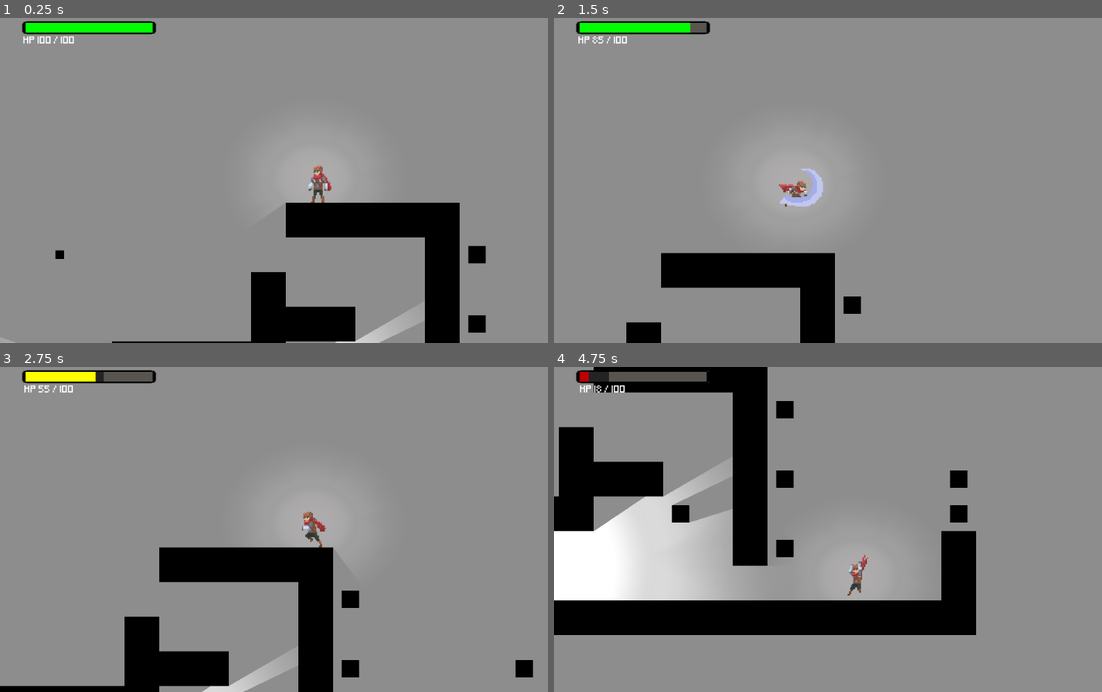
Above: before the commit, frames 1-4 (two rows, left to right).
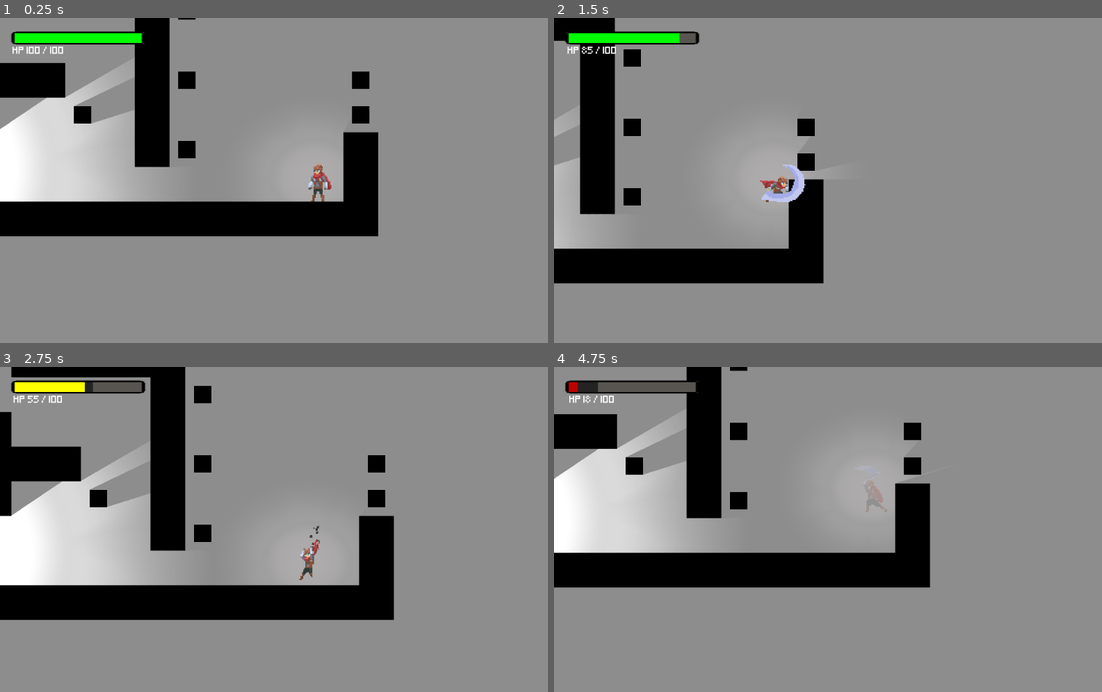
Above: after the commit, the same moments.

Repository: VicentGJ/ProyectoIP
Game: Godot game, scene res://scenes/world.tscn
Two runs of this game, one before a commit and one after it. Both use one fixed random seed, a clock stepped at 60 frames per second and the inputs below. The engine's default icon, where the game draws it, is replaced by a stand-in: a white triangle on a blue panel in a dark square.
Inputs (mouse positions are in pixels of both pictures, inside the frame that each line leads up to):
- Up to frame 1 (0.25 s): no input
- Up to frame 2 (1.5 s): move the mouse to (954, 164) at 0.52 s; hold Right (ui_right) from 0.53 s (still down); tap T (test_action) at 0.6 s; tap Space (jump) at 0.77 s; move the mouse to (718, 196) at 1.27 s; click (718, 196) at 1.35 s
- Up to frame 3 (2.75 s): tap Space (jump) at 1.52 s; tap T (test_action) at 1.55, 2.3 s; move the mouse to (334, 458) at 2.02 s; release Right (ui_right) at 2.03 s; hold Left (ui_left) from 2.03 s (still down); tap Ctrl (slide) at 2.1 s
- Up to frame 4 (4.75 s): move the mouse to (806, 594) at 2.77 s; release Left (ui_left) at 2.78 s; hold Right (ui_right) 2.78-4.28 s; tap T (test_action) at 2.85, 3.6, 4.55 s; tap Space (jump) at 3.02, 3.77, 4.52 s; move the mouse to (997, 578) at 3.52 s; move the mouse to (663, 480) at 4.27 s; hold Left (ui_left) from 4.28 s (still down); click (663, 480) at 4.35 s

The runs differ from the first frame. In frame 1, 29% of the frame differs, in the area x 0-89%, y 0-100%; in frame 2, 15%; in frame 3, 34%; in frame 4, 38%, in the area x 0-78%, y 0-83%.

Commit message:
figured how to animate properties
added shake to health bar when lose health

Diff:
--- a/scenes/BossRightHand.tscn
+++ b/scenes/BossRightHand.tscn
@@ -1,6 +1,10 @@
-[gd_scene load_steps=5 format=2]
+[gd_scene load_steps=7 format=2]
 
 [ext_resource path="res://scripts/BossRightHand.gd" type="Script" id=1]
+[ext_resource path="res://icon.png" type="Texture" id=2]
+
+[sub_resource type="Animation" id=4]
+length = 0.001
 
 [sub_resource type="AnimationNodeStateMachine" id=1]
 
@@ -10,12 +14,20 @@
 extents = Vector2( 55, 71.5 )
 
 [node name="BossRightHand" type="KinematicBody2D"]
+position = Vector2( 111, 317 )
 script = ExtResource( 1 )
+__meta__ = {
+"_edit_group_": true
+}
 
 [node name="Sprite" type="Sprite" parent="."]
+position = Vector2( 0.499996, -2.98023e-07 )
+scale = Vector2( 1.70313, 2.21875 )
+texture = ExtResource( 2 )
 
 [node name="AnimationPlayer" type="AnimationPlayer" parent="."]
 root_node = NodePath("../Sprite")
+anims/RESET = SubResource( 4 )
 
 [node name="AnimationTree" type="AnimationTree" parent="."]
 tree_root = SubResource( 1 )
@@ -24,5 +36,4 @@
 parameters/playback = SubResource( 2 )
 
 [node name="CollisionShape2D" type="CollisionShape2D" parent="."]
-position = Vector2( 438, 128 )
 shape = SubResource( 3 )
--- a/scenes/health_bar.tscn
+++ b/scenes/health_bar.tscn
@@ -11,6 +11,88 @@
 use_mipmaps = true
 font_data = ExtResource( 5 )
 
+[sub_resource type="Animation" id=2]
+length = 0.001
+tracks/0/type = "value"
+tracks/0/path = NodePath("health_under:rect_position")
+tracks/0/interp = 1
+tracks/0/loop_wrap = true
+tracks/0/imported = false
+tracks/0/enabled = true
+tracks/0/keys = {
+"times": PoolRealArray( 0 ),
+"transitions": PoolRealArray( 1 ),
+"update": 0,
+"values": [ Vector2( 102, 110 ) ]
+}
+tracks/1/type = "value"
+tracks/1/path = NodePath("health_under/health_over:rect_position")
+tracks/1/interp = 1
+tracks/1/loop_wrap = true
+tracks/1/imported = false
+tracks/1/enabled = true
+tracks/1/keys = {
+"times": PoolRealArray( 0 ),
+"transitions": PoolRealArray( 1 ),
+"update": 0,
+"values": [ Vector2( 0.000142093, -1.0252e-05 ) ]
+}
+
+[sub_resource type="Animation" id=3]
+resource_name = "shake"
+length = 0.18
+step = 0.02
+tracks/0/type = "value"
+tracks/0/path = NodePath("health_under:rect_position")
+tracks/0/interp = 1
+tracks/0/loop_wrap = true
+tracks/0/imported = false
+tracks/0/enabled = true
+tracks/0/keys = {
+"times": PoolRealArray( 0, 0.02, 0.04, 0.06, 0.08, 0.1, 0.12, 0.14, 0.16 ),
+"transitions": PoolRealArray( 1, 1, 1, 1, 1, 1, 1, 1, 1 ),
+"update": 0,
+"values": [ Vector2( 102, 110 ), Vector2( 105.038, 110 ), Vector2( 109.614, 110 ), Vector2( 105, 110 ), Vector2( 102, 110 ), Vector2( 98.834, 110 ), Vector2( 96.951, 110 ), Vector2( 98, 110 ), Vector2( 102, 110 ) ]
+}
+
+[sub_resource type="Animation" id=4]
+resource_name = "standart_position"
+length = 0.1
+tracks/0/type = "value"
+tracks/0/path = NodePath("health_under/health_over:rect_position")
+tracks/0/interp = 1
+tracks/0/loop_wrap = true
+tracks/0/imported = false
+tracks/0/enabled = true
+tracks/0/keys = {
+"times": PoolRealArray( 0 ),
+"transitions": PoolRealArray( 1 ),
+"update": 0,
+"values": [ Vector2( 0.000142093, -1.0252e-05 ) ]
+}
+
+[sub_resource type="AnimationNodeAnimation" id=5]
+animation = "shake"
+
+[sub_resource type="AnimationNodeAnimation" id=6]
+animation = "standart_position"
+
+[sub_resource type="AnimationNodeStateMachineTransition" id=7]
+
+[sub_resource type="AnimationNodeStateMachineTransition" id=8]
+switch_mode = 2
+auto_advance = true
+
+[sub_resource type="AnimationNodeStateMachine" id=9]
+states/shake/node = SubResource( 5 )
+states/shake/position = Vector2( 443, 83 )
+states/standart_position/node = SubResource( 6 )
+states/standart_position/position = Vector2( 673, 83 )
+transitions = [ "standart_position", "shake", SubResource( 7 ), "shake", "standart_position", SubResource( 8 ) ]
+start_node = "standart_position"
+
+[sub_resource type="AnimationNodeStateMachinePlayback" id=10]
+
 [node name="HealthBar" type="Control" groups=["ui"]]
 anchor_right = 1.0
 anchor_bottom = 1.0
@@ -22,9 +104,9 @@
 [node name="health_under" type="TextureProgress" parent="."]
 anchor_left = 0.066
 anchor_right = 0.066
-margin_left = 34.416
+margin_left = 102.0
 margin_top = 110.0
-margin_right = 159.416
+margin_right = 227.001
 margin_bottom = 150.0
 rect_scale = Vector2( 2, 1 )
 value = 100.0
@@ -40,10 +122,10 @@
 anchor_top = 0.183
 anchor_right = 0.1
 anchor_bottom = 0.183
-margin_left = -12.5
-margin_top = -7.32001
-margin_right = 112.5
-margin_bottom = 32.68
+margin_left = 0.000142093
+margin_top = -1.0252e-05
+margin_right = 125.0
+margin_bottom = 40.0
 value = 100.0
 texture_over = ExtResource( 2 )
 texture_progress = ExtResource( 1 )
@@ -73,3 +155,14 @@
 [node name="low_hp_pulse" type="Tween" parent="."]
 repeat = true
 playback/repeat = true
+
+[node name="AnimationPlayer" type="AnimationPlayer" parent="."]
+anims/RESET = SubResource( 2 )
+anims/shake = SubResource( 3 )
+anims/standart_position = SubResource( 4 )
+
+[node name="AnimationTree" type="AnimationTree" parent="."]
+tree_root = SubResource( 9 )
+anim_player = NodePath("../AnimationPlayer")
+active = true
+parameters/playback = SubResource( 10 )
--- a/scenes/player.tscn
+++ b/scenes/player.tscn
@@ -496,6 +496,8 @@
 [sub_resource type="RectangleShape2D" id=2]
 extents = Vector2( 19.5, 36 )
 
+[sub_resource type="AnimationNodeStateMachinePlayback" id=101]
+
 [node name="player" type="KinematicBody2D" groups=["player"]]
 position = Vector2( 515, 296 )
 script = ExtResource( 1 )
@@ -679,11 +681,16 @@
 [node name="HealthBar" parent="CanvasLayer" instance=ExtResource( 3 )]
 
 [node name="health_under" parent="CanvasLayer/HealthBar" index="0"]
-margin_left = -29.0
-margin_top = 2.0
-margin_right = 96.0
-margin_bottom = 42.0
 tint_progress = Color( 0.141176, 0.141176, 0.141176, 1 )
+
+[node name="health_over" parent="CanvasLayer/HealthBar/health_under" index="0"]
+anchor_left = 0.0
+anchor_top = 0.0
+anchor_right = 0.0
+anchor_bottom = 0.0
+
+[node name="AnimationTree" parent="CanvasLayer/HealthBar" index="5"]
+parameters/playback = SubResource( 101 )
 
 [connection signal="timeout" from="attack_delay" to="." method="_on_attack_delay_timeout"]
 [connection signal="timeout" from="sliding" to="." method="_on_sliding_timeout"]
@@ -695,5 +702,6 @@
 [connection signal="timeout" from="Area2D/attacking_3" to="." method="_on_attacking_3_timeout"]
 [connection signal="timeout" from="Camera2D/camera_timer" to="." method="_on_camera_timer_timeout"]
 [connection signal="value_changed" from="CanvasLayer/HealthBar/health_under" to="." method="_on_health_under_value_changed"]
+[connection signal="value_changed" from="CanvasLayer/HealthBar/health_under/health_over" to="." method="_on_health_over_value_changed"]
 
 [editable path="CanvasLayer/HealthBar"]
--- a/scenes/world.tscn
+++ b/scenes/world.tscn
@@ -21,13 +21,15 @@
 
 [sub_resource type="AnimationNodeStateMachinePlayback" id=1]
 
+[sub_resource type="AnimationNodeStateMachinePlayback" id=3]
+
 [node name="testingWorld" type="Node"]
 
 [node name="areas" parent="." instance=ExtResource( 74 )]
 position = Vector2( -12, -7 )
 
 [node name="player" parent="." instance=ExtResource( 1 )]
-position = Vector2( 752, 10 )
+position = Vector2( 1286, 463 )
 
 [node name="AnimationPlayer" parent="player" index="0"]
 anims/hurt = SubResource( 2 )
@@ -39,9 +41,25 @@
 show_behind_parent = true
 light_mask = 3
 
+[node name="Camera2D" parent="player" index="13"]
+visible = true
+
 [node name="Sprite" parent="player" index="14"]
 flip_h = true
 region_rect = Rect2( 155.443, 301.766, 189.514, 35.4755 )
 
+[node name="HealthBar" parent="player/CanvasLayer" index="0"]
+margin_left = -83.0
+margin_top = -89.0
+margin_right = -83.0
+margin_bottom = -89.0
+
+[node name="health_under" parent="player/CanvasLayer/HealthBar" index="0"]
+margin_left = 34.416
+margin_right = 159.416
+
+[node name="AnimationTree" parent="player/CanvasLayer/HealthBar" index="5"]
+parameters/playback = SubResource( 3 )
+
 [editable path="player"]
 [editable path="player/CanvasLayer/HealthBar"]
--- a/scripts/BossRightHand.gd
+++ b/scripts/BossRightHand.gd
@@ -1,4 +1,11 @@
 extends KinematicBody2D
+var movementLimit
 
+func _ready():
+	pass
 #func damage
 #func damaged
+
+
+func _process(delta):
+	pass
--- a/scripts/Player.gd
+++ b/scripts/Player.gd
@@ -287,8 +287,10 @@
 
 		death_animation()
 func _on_health_over_value_changed(value):
+
 	if value > 0:
 		hurt_animation()
+		$hea
 	elif value < 0:
 #		maybe add healing particles
 		pass
--- a/scripts/health_bar.gd
+++ b/scripts/health_bar.gd
@@ -6,6 +6,10 @@
 onready var hp_pulse = $low_hp_pulse
 
 var will_pulse = false
+var state_machine
+
+func _ready():
+	state_machine = $AnimationTree.get("parameters/playback")
 
 func hp_change(change):
 	if change > 0: #damage
@@ -14,6 +18,7 @@
 		$numeric_hp_update.interpolate_method(self, "numeric_hpCount",health_under.value, health_over.value,0.4,Tween.TRANS_EXPO,Tween.EASE_IN)
 		$numeric_hp_update.start()
 		health_over.value -= change
+		state_machine.travel("shake")
 
 	elif change < 0: #healing
 		health_under.value -= change
Not shown: 1 places in scenes/health_bar.tscn that only renumber resources
Not shown: 1 places in scenes/player.tscn that only renumber resources
Not shown: 1 places in scenes/world.tscn that only renumber resources
